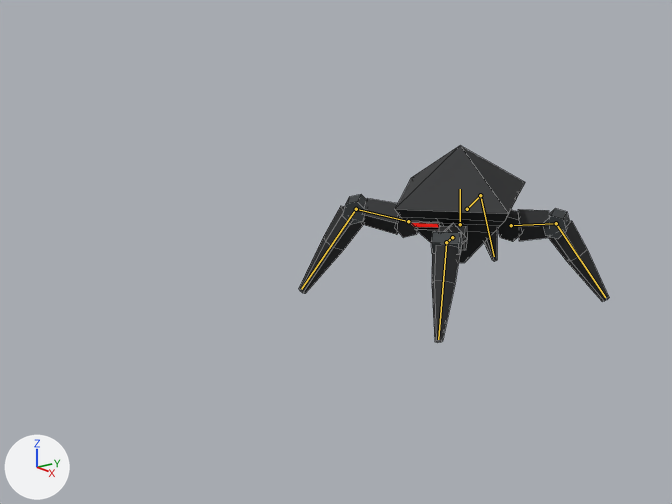
A saved change to the Blender file docs/concepts/core-survivors/mite/mite.blend.
Before and after are seen from the file's camera 'CAM · LeapAttack'. Every picture has the same lights, and +X, +Y and +Z are marked at lower left. The picture after the commit comes second. The bones that change are drawn over the model as lines. Mesh edges are drawn as thin lines.

Names of what the first picture shows: 'Mite_Armor'.
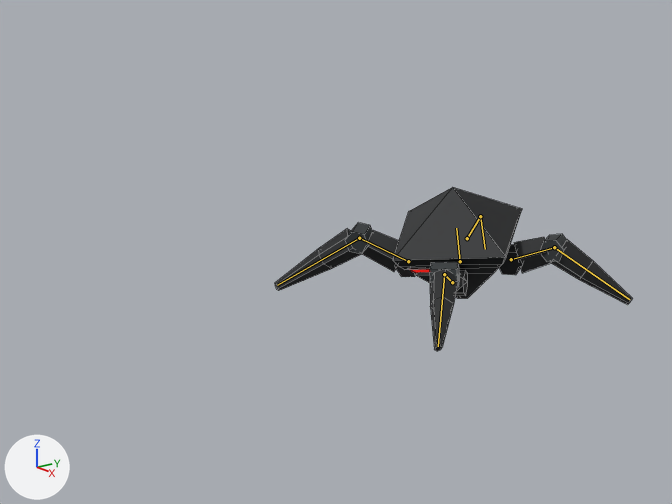
The newer file adds an action. The first version stands in its rest pose; the second is drawn at frame 11 of the action 'Defeated'.

Location of each change, (x1, y1, x2, y2) in pixels of the pictures (672 x 504 px):
'Mite_Armor', posed (15% wider, 17% shorter): before (299, 146, 609, 343); after (275, 187, 633, 351)
bone 'Body', root to tip: before (460, 224) to (460, 189); after (460, 261) to (456, 228)
bone 'FL.Upper', root to tip: before (408, 221) to (356, 209); after (408, 261) to (359, 238)
bone 'FL.Lower', root to tip: before (356, 209) to (301, 289); after (359, 238) to (277, 285)
bone 'FR.Upper', root to tip: before (452, 237) to (446, 242); after (452, 282) to (444, 274)
bone 'FR.Lower', root to tip: before (446, 242) to (438, 339); after (444, 274) to (438, 346)
bone 'RL.Upper', root to tip: before (467, 209) to (480, 195); after (467, 238) to (480, 216)
bone 'RL.Lower', root to tip: before (480, 195) to (494, 256); after (480, 216) to (485, 249)
bone 'RR.Upper', root to tip: before (511, 225) to (556, 223); after (511, 259) to (554, 247)
bone 'RR.Lower', root to tip: before (556, 223) to (605, 297); after (554, 247) to (629, 299)

The change in detail:
Bone 'Body' (bone_body) moves from (0.0, 0.0, 0.0) to (0.0, -0.331, 0.0).
Bone 'Body' (bone_body) turns from (0, 0, 0) to (9, 0, -4) degrees about its own x, y and z.
Bone 'FL.Upper' (bone_fl_upper) turns from (0, 0, 0) to (17, 10, -5) degrees about its own x, y and z.
Bone 'FL.Lower' (bone_fl_lower) turns from (0, 0, 0) to (5, 2, 11) degrees about its own x, y and z.
Bone 'FR.Upper' (bone_fr_upper) turns from (0, 0, 0) to (21, -5, 7) degrees about its own x, y and z.
Bone 'FR.Lower' (bone_fr_lower) turns from (0, 0, 0) to (1, -2, -15) degrees about its own x, y and z.
Bone 'RL.Upper' (bone_rl_upper) turns from (0, 0, 0) to (2, 2, -1) degrees about its own x, y and z.
Bone 'RL.Lower' (bone_rl_lower) turns from (0, 0, 0) to (4, 0, 12) degrees about its own x, y and z.
Bone 'RR.Upper' (bone_rr_upper) turns from (0, 0, 0) to (7, -8, 2) degrees about its own x, y and z.
Bone 'RR.Lower' (bone_rr_lower) turns from (0, 0, 0) to (7, 0, -11) degrees about its own x, y and z.
